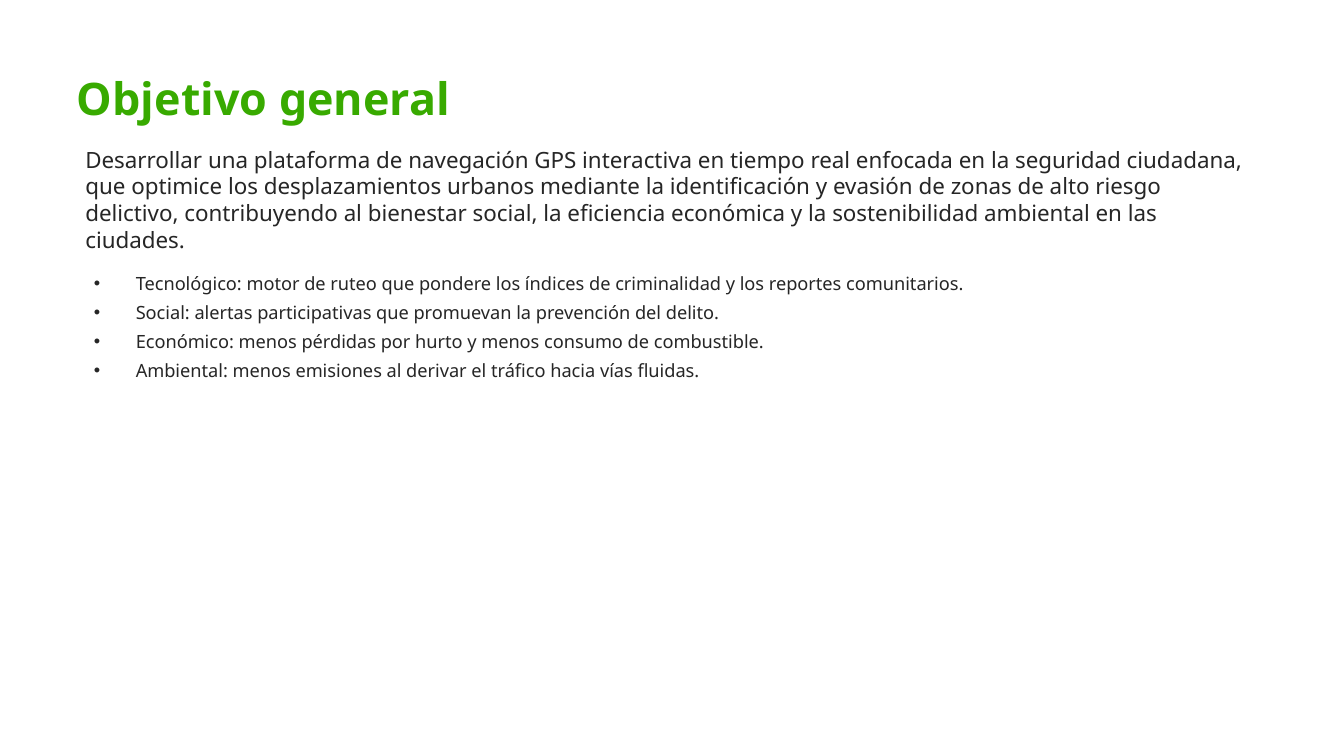
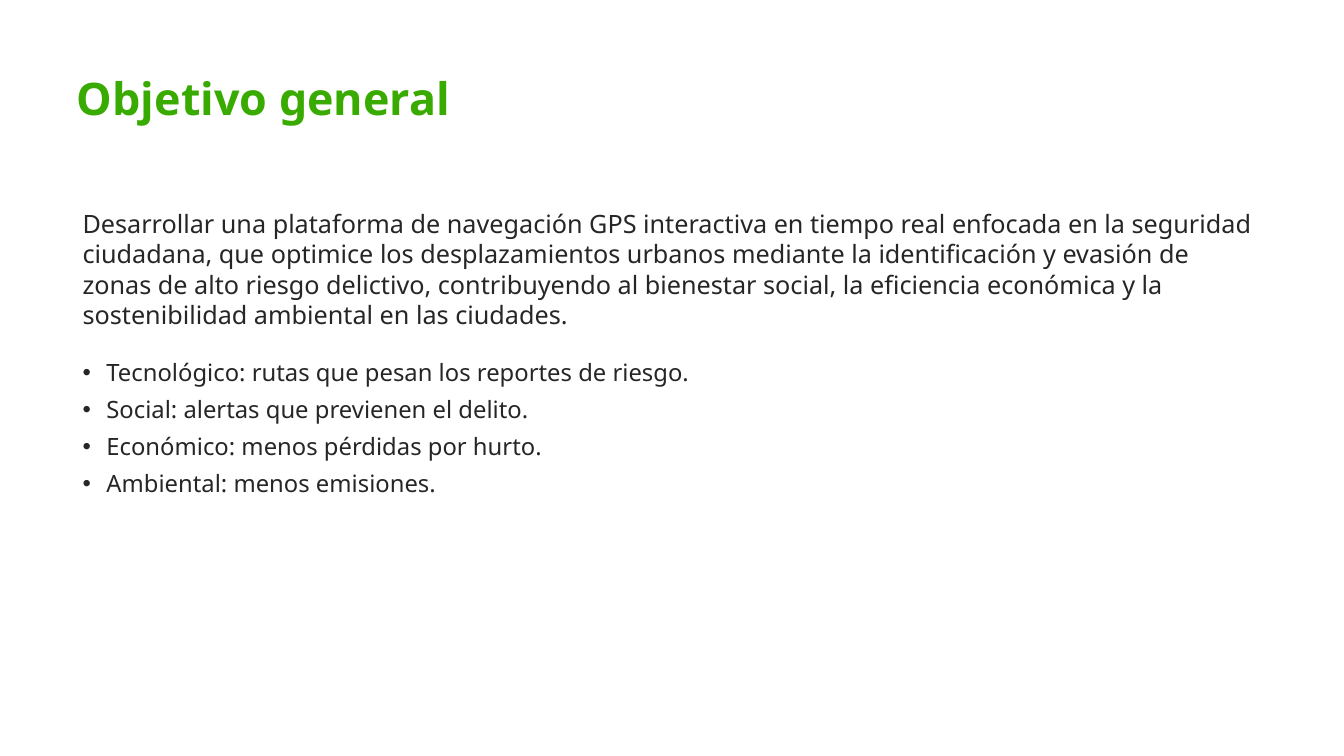
Before and after one commit to gabycastabaryo3-cmd/media-tecnica, a slide deck: slide 4 of docs/presentacion.pptx. Drawn at 1344x756 pixels with LibreOffice and Linux fonts; fonts in the diff are those of the drawing; background and template pictures are left out. Boxes give left, top, right and bottom in pixels: in the first picture for what was removed or moved away, otherwise in the second. Text is boxed around its words. In the diff, an @@ line names an element or a change of style, - is before the commit and + after.

```diff
--- a/docs/presentacion.pptx
+++ b/docs/presentacion.pptx
@@ text "Desarrollar una plataforma de navegación ...": place and size @@
-text "Desarrollar una plataforma de navegación ..." at <box>85,151,1242,378</box>
+text "Desarrollar una plataforma de navegación ..." at <box>83,213,1251,493</box>
@@ text "Desarrollar una plataforma de navegación ..." at <box>83,213,1251,493</box>: vertical alignment middle to top @@
@@ text at <box>83,213,1251,325</box>: size 16 to 18 pt in "Desarrollar una plataforma de navegación GPS interactiva ..."; more space between paragraphs @@
@@ text at <box>106,362,689,493</box>: text changed; size 13 to 17 pt @@
-• Tecnológico: motor de ruteo que pondere los índices de criminalidad y los reportes comunitarios.
-• Social: alertas participativas que promuevan la prevención del delito.
-• Económico: menos pérdidas por hurto y menos consumo de combustible.
-• Ambiental: menos emisiones al derivar el tráfico hacia vías fluidas.
+• Tecnológico: rutas que pesan los reportes de riesgo.
+• Social: alertas que previenen el delito.
+• Económico: menos pérdidas por hurto.
+• Ambiental: menos emisiones.
```
Also in this commit, not shown: 8 other slides changed, 2 other files.
